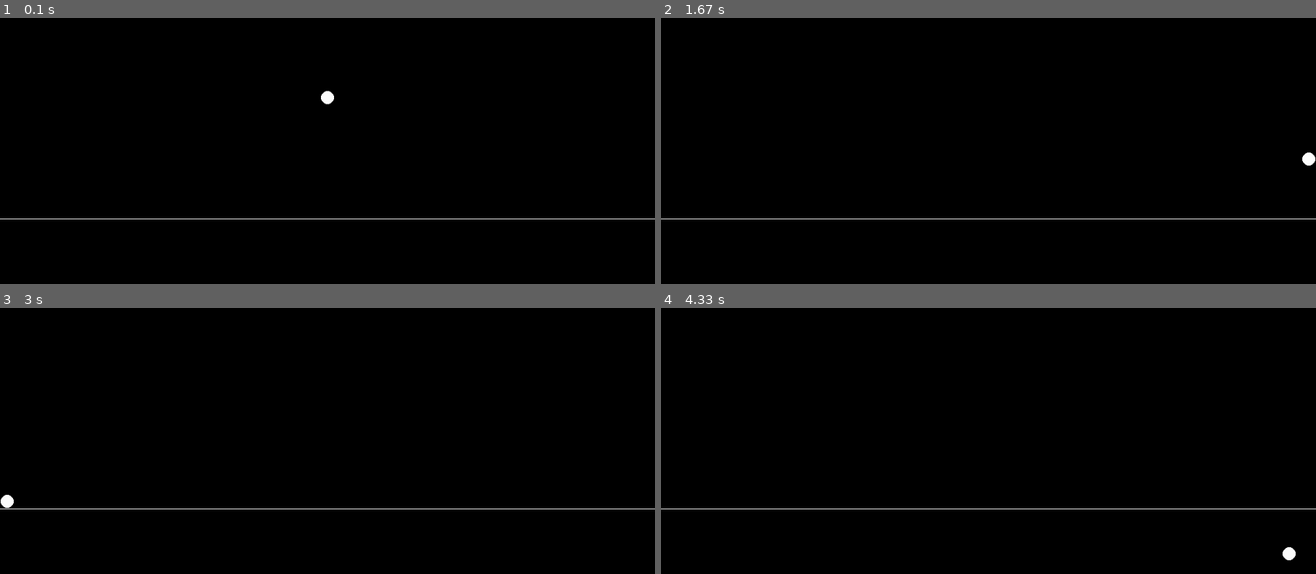
Above: before the commit, frames 1-4 (two rows, left to right).
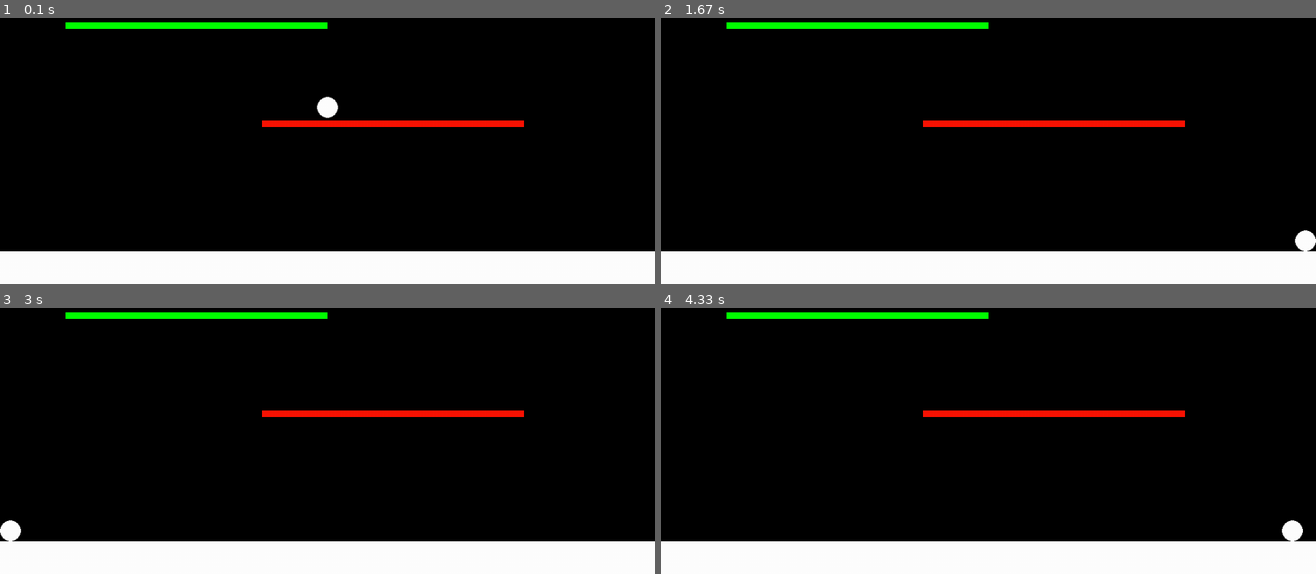
Above: after the commit, the same moments.

Repository: Mipans/Platformer-in-Pygame
Game: pygame game, started from Platformer in Pygame/platformer_in_pygame.py
The game is run twice, just before and just after one commit, with the same random seed, the same clock (stepped at 60 frames per second) and the same inputs.
Inputs:
- Up to frame 1 (0.1 s): no input
- Up to frame 2 (1.67 s): hold D 0.33-0.8 s; hold W 0.83-1.13 s; hold D 1.17-1.63 s
- Up to frame 3 (3 s): hold A 1.67-2.2 s; hold A 2.57-2.97 s
- Up to frame 4 (4.33 s): hold W 3-3.37 s; hold D 3.4-4.03 s

The runs differ from the first frame. In frame 1, 15% of the frame differs, in the area x 0-100%, y 1-100%; in frame 2, 15%; in frame 3, 15%; in frame 4, 15%.

Commit message:
semi solids done :D

Diff:
--- a/Platformer in Pygame/platformer_in_pygame.py
+++ b/Platformer in Pygame/platformer_in_pygame.py
@@ -1,4 +1,4 @@
-from platform import platform
+import math
 import pygame
 pygame.init()
 
@@ -19,7 +19,7 @@
 # # # # # #
 
 
-class Platform():
+class SemiSolid():
     def __init__(self, x, y, widht, height, colour):
         self.x = x
         self.y = y
@@ -28,7 +28,7 @@
         self.colour = colour
 
         self.x_end = self.x + self.widht
-        self.y_end = self.y + self.height
+        self.y_end = self.y - self.height
 
     def draw(self, win):
         x = self.x + WIDHT//2
@@ -40,14 +40,16 @@
 
 class Player():
     FORCE = 1
-    UPFORCE = 25
+    GRAVITY = 3
+    UPFORCE = 40
 
-    def __init__(self, x, y, radious, colour, up_key, left_key, right_key):
+    def __init__(self, x, y, radious, colour, up_key, down_key, left_key, right_key):
         self.x = x
         self.y = y
         self.radious = radious
         self.colour = colour
         self.up_key = up_key
+        self.down_key = down_key
         self.right_key = right_key
         self.left_key = left_key
 
@@ -56,9 +58,9 @@
 
     def draw(self, win):
         x = self.x + WIDHT//2
-        y = HEIGHT - self.y + self.radious
+        y = HEIGHT - self.y - self.radious
 
-        pygame.draw.circle(win, self.colour, (x, y), self.radious)
+        pygame.draw.circle(win, self.colour, (x, y), self.radious + 1)
 
     def move(self):
         key = pygame.key.get_pressed()
@@ -76,31 +78,54 @@
             self.x_vel -= Player.FORCE
 
         # moving
-        if abs(self.x+self.x_vel)+self.radious < WIDHT//2:
-            self.x += self.x_vel
+        if abs(self.x+math.floor(self.x_vel))+self.radious < WIDHT//2:
+            self.x += math.floor(self.x_vel)
         else:
             self.x_vel = 0
 
-    def jump(self, platforms):
+    def jump(self, semi_solids):
+
+        def collision():
+            for semi_solid in semi_solids:
+                x_aligned = semi_solid.x_end >= self.x >= semi_solid.x
+                under_if_fell = self.y + self.y_vel <= semi_solid.y
+                above_ss = self.y > semi_solid.y
+
+                if x_aligned and under_if_fell and above_ss:
+                    return True
+            return False
+
         key = pygame.key.get_pressed()
 
-        if self.y > 1:
-            self.y -= 1
+        if collision():
+            self.y_vel = 0
 
-        if self.y <= 1:
-            self.y = 0
+        if not collision():
+            self.y_vel -= Player.GRAVITY
+
+        if collision():
             if key[self.up_key]:
-                self.y += 25
+                self.y_vel = Player.UPFORCE
+            elif key[self.down_key]:
+                self.y -= 3
+
+        if not collision():
+            self.y += round(self.y_vel)
+
+    def death(self):
+        if self.y < 0:
+            return True
+        return False
 
 
 # # # # # #
 
 
-def draw_window(players, platforms):
+def draw_window(players, semi_solids):
     WIN.fill(BLACK)
 
-    for platform in platforms:
-        platform.draw(WIN)
+    for semi_solid in semi_solids:
+        semi_solid.draw(WIN)
     for player in players:
         player.draw(WIN)
 
@@ -114,22 +139,24 @@
     clock = pygame.time.Clock()
     run = True
 
-    Player1 = Player(0, 300, 10, WHITE, pygame.K_w, pygame.K_d, pygame.K_a)
-    Ground = Platform(-1*WIDHT//2, 100, WIDHT, 1, WHITE)
+    Player1 = Player(0, 300, 15, WHITE, pygame.K_w, pygame.K_s, pygame.K_d, pygame.K_a)
+    Ground = SemiSolid(-1*WIDHT//2, 50, WIDHT, HEIGHT, WHITE)
+    SemiSolid1 = SemiSolid(-100, 250, 2*WIDHT//5, 10, RED)
+    SemiSolid2 = SemiSolid(-400, 400, 2*WIDHT//5, 10, (0, 255, 0))
 
     players = [Player1]
-    platforms = [Ground]
+    semi_solids = [Ground, SemiSolid1, SemiSolid2]
 
     while run:
         clock.tick(FPS)
         for event in pygame.event.get():
-            if (event.type == pygame.QUIT) or (pygame.key.get_pressed()[pygame.K_ESCAPE]):
+            if (event.type == pygame.QUIT) or (pygame.key.get_pressed()[pygame.K_ESCAPE]) or (Player1.death()):
                 run = False
 
         for player in players:
-            player.jump(platforms)
+            player.jump(semi_solids)
             player.move()
-        draw_window(players, platforms)
+        draw_window(players, semi_solids)
 
     pygame.quit()
 
